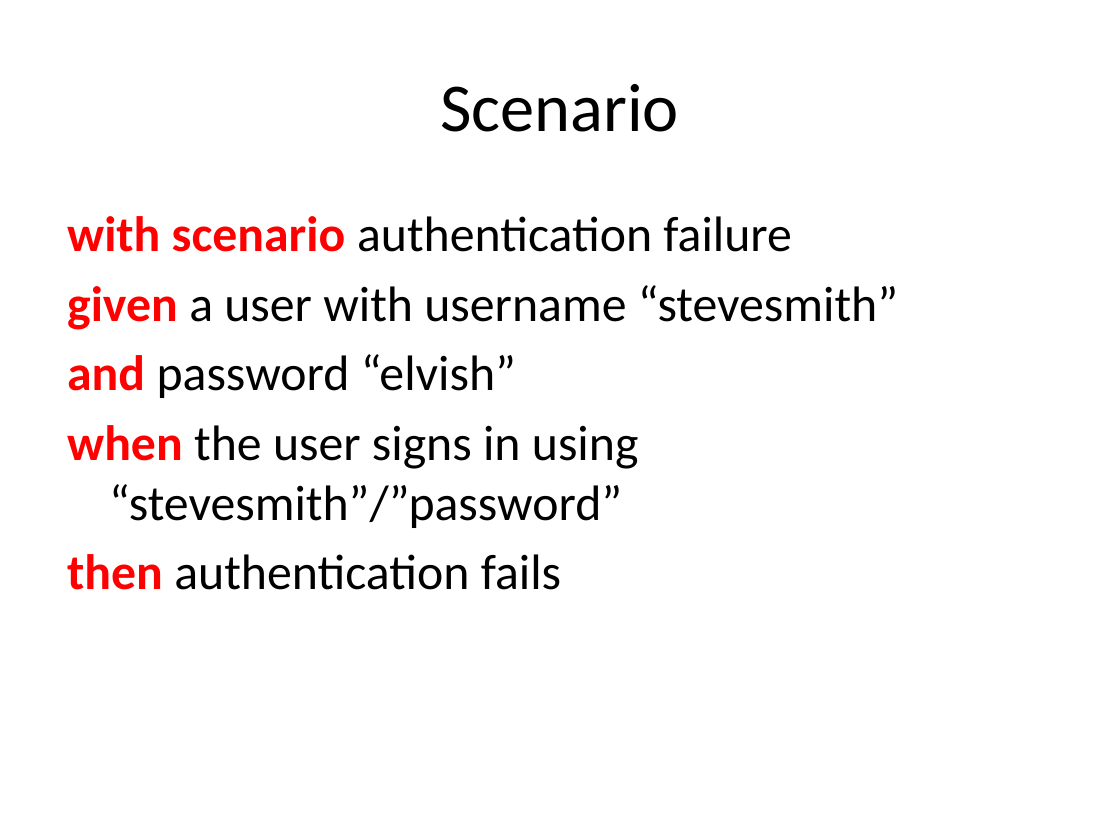
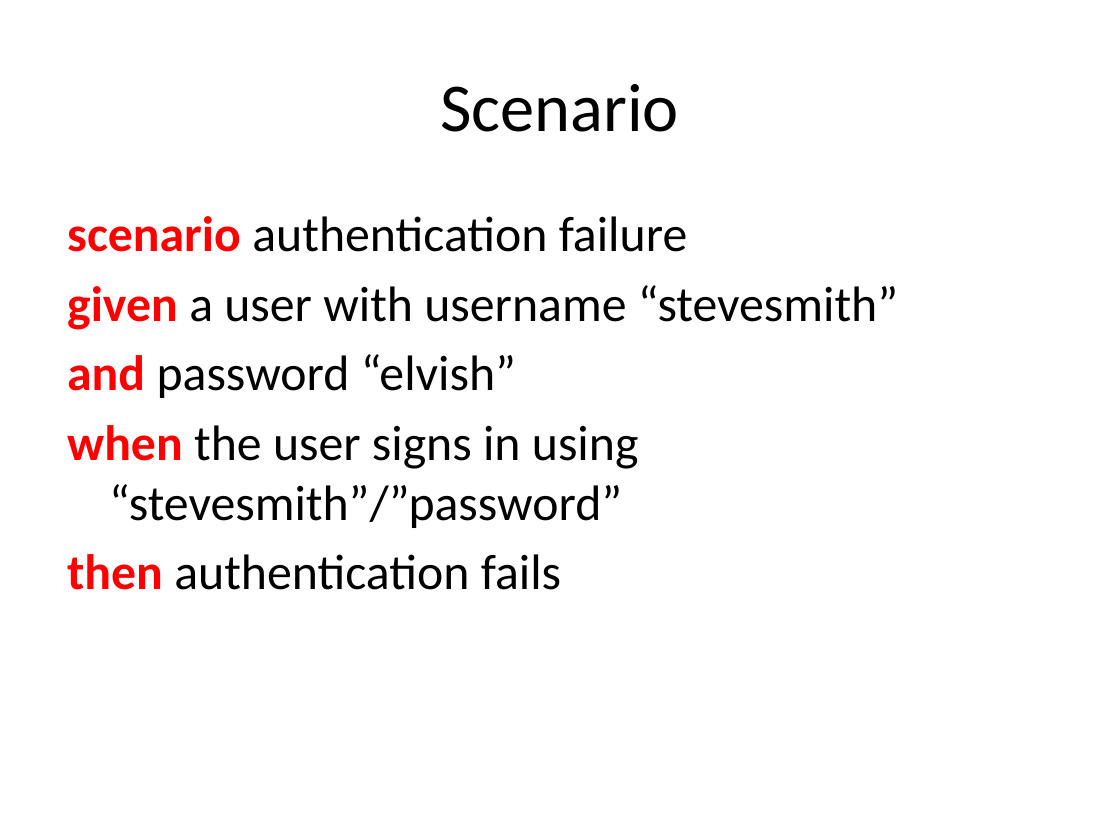
Before and after one commit to liammclennan/Liam-s-Presentations, a slide deck: slide 11 of storyq/Behaviour-Driven Development.pptx (slide 9 before the commit). Drawn at 1120x840 pixels with LibreOffice and Linux fonts; fonts in the diff are those of the drawing. Boxes give left, top, right and bottom in pixels: in the first picture for what was removed or moved away, otherwise in the second. Text is boxed around its words. In the diff, an @@ line names an element or a change of style, - is before the commit and + after.

```diff
--- a/storyq/Behaviour-Driven Development.pptx
+++ b/storyq/Behaviour-Driven Development.pptx
@@ text at (67,216,687,252): text changed @@
-with scenario authentication failure
+scenario authentication failure
```
Also in this commit, not shown: 1 other slide changed, 2 slides added.
